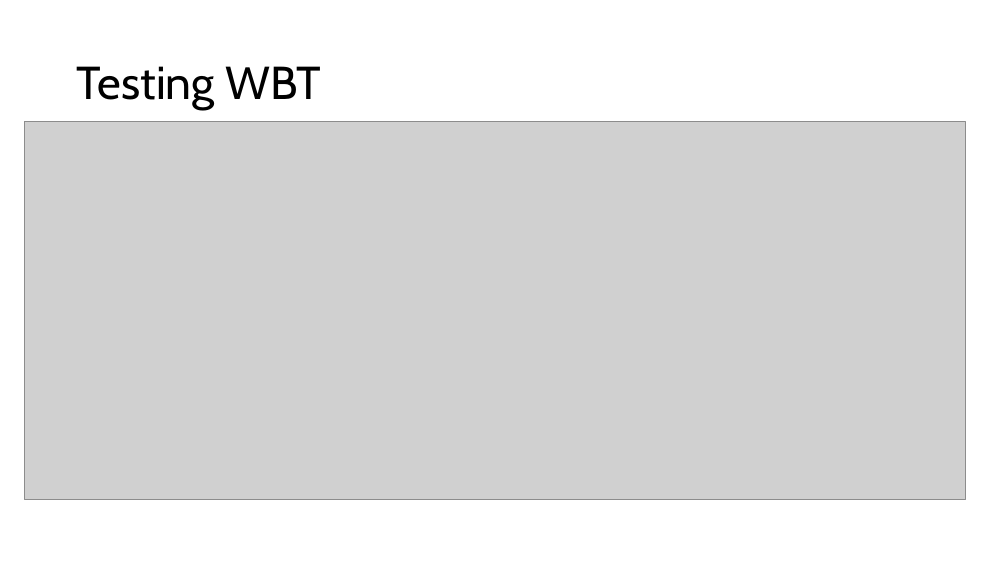
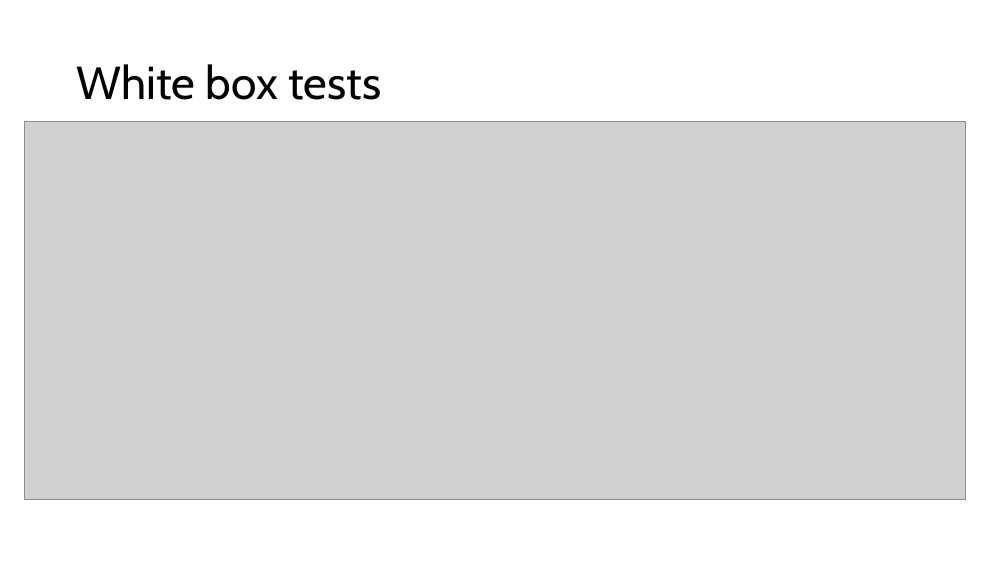
Before and after one commit to DavidSushames/LibraryApp, a slide deck: slide 13 of Presentation Slides.pptx. Drawn at 1008x567 pixels with LibreOffice and Linux fonts; fonts in the diff are those of the drawing; grey boxes stand for pictures. Boxes give left, top, right and bottom in pixels: in the first picture for what was removed or moved away, otherwise in the second. Text is boxed around its words. In the diff, an @@ line names an element or a change of style, - is before the commit and + after.

```diff
--- a/Presentation Slides.pptx
+++ b/Presentation Slides.pptx
@@ title at <box>77,64,381,100</box>: text changed @@
-Testing WBT
+White box tests
```
Also in this commit, not shown: 5 other slides changed, 1 other file.
